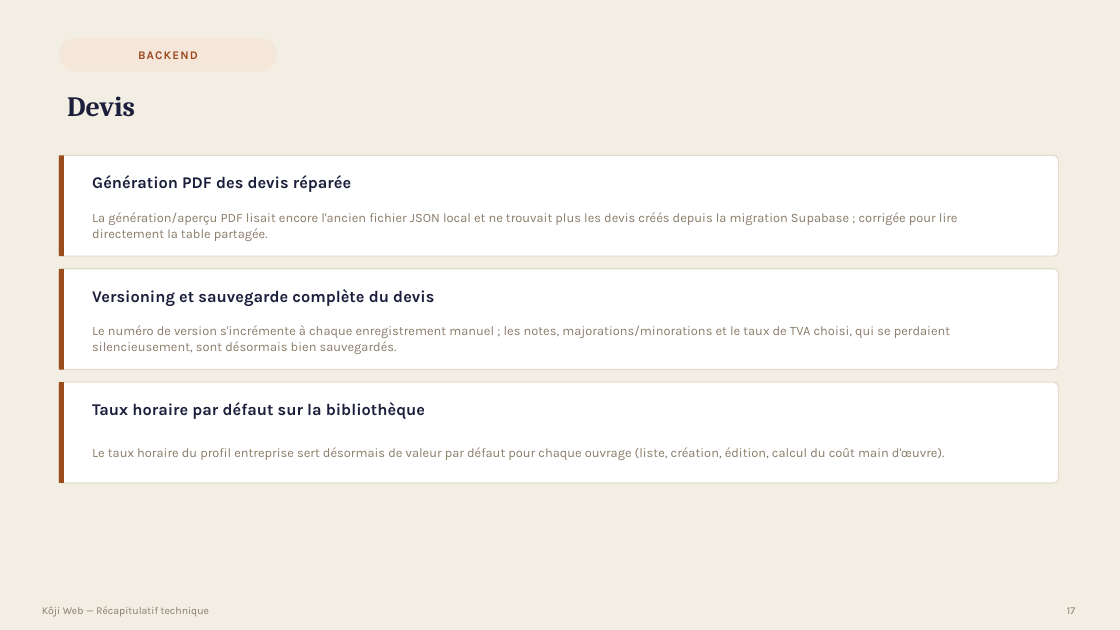
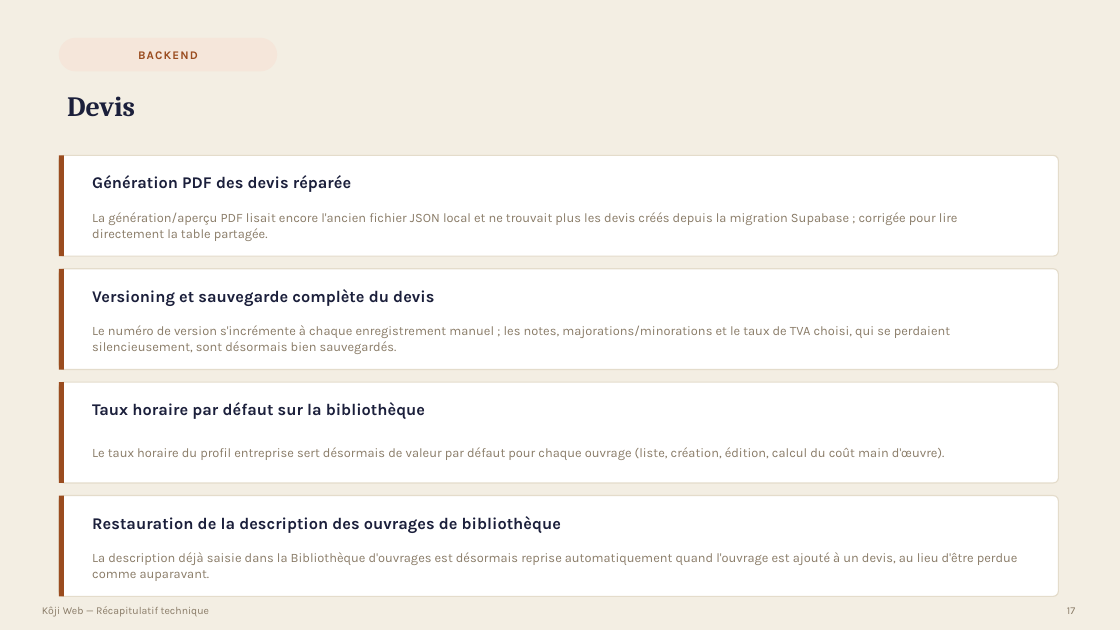
Before and after one commit to bouhouchimira-prog/web-app-Koji, a slide deck: slide 17 of docs/manager-recap/Recap-Koji-Manager.pptx. Drawn at 1120x630 pixels with LibreOffice and Linux fonts; fonts in the diff are those of the drawing. Boxes give left, top, right and bottom in pixels: in the first picture for what was removed or moved away, otherwise in the second. Text is boxed around its words. In the diff, an @@ line names an element or a change of style, - is before the commit and + after.

Commit message:
Devis: description libre par ouvrage/fourniture (titre + sous-titre affiche sur le PDF/Word), reprise automatique de la description depuis la bibliotheque, et fiche Client et chantier reorganisee (reference client en texte libre au lieu d'une liste a choisir, champs regroupes par paires : reference/client, telephone/email, adresse seule).
Nettoyage approfondi du projet: suppression de 6 pages orphelines (onboarding, welcome, compte, ancien flux devis en 3 etapes), d'une route de connexion de demonstration, d'un dossier de composants duplique obsolete (data/components), de plusieurs fonctions inutilisees (auth, mailer, base de donnees, mots de passe), d'un ancien generateur de PDF devenu inaccessible, et d'une dependance logicielle non utilisee.

```diff
--- a/docs/manager-recap/Recap-Koji-Manager.pptx
+++ b/docs/manager-recap/Recap-Koji-Manager.pptx
@@ rounded rectangle added at bbox=[59, 496, 1059, 597], fill #FFFFFF, outline #E4DCCB 1 pt @@
@@ rectangle added at bbox=[59, 496, 64, 597], fill #9A4C1F @@
@@ text added at bbox=[92, 516, 561, 533], 14 pt, text #1B1F3B, bold @@
+Restauration de la description des ouvrages de bibliothèque
@@ text added at bbox=[92, 552, 1018, 581], 11 pt, text #8A7C68 @@
+La description déjà saisie dans la Bibliothèque d'ouvrages est désormais reprise automatiquement quand l'ouvrage est ajouté à un devis, au lieu d'être perdue comme auparavant.
```
Also in this commit, not shown: 18 other slides changed, 2 slides added, 30 other files.
